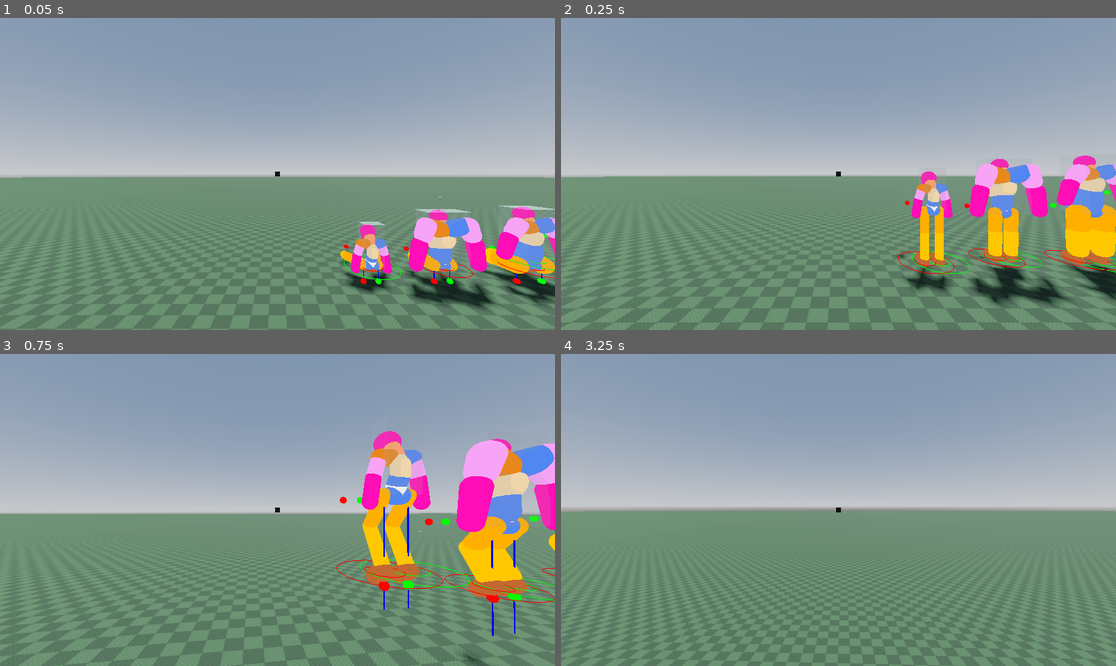
Above: before the commit, frames 1-4 (two rows, left to right).
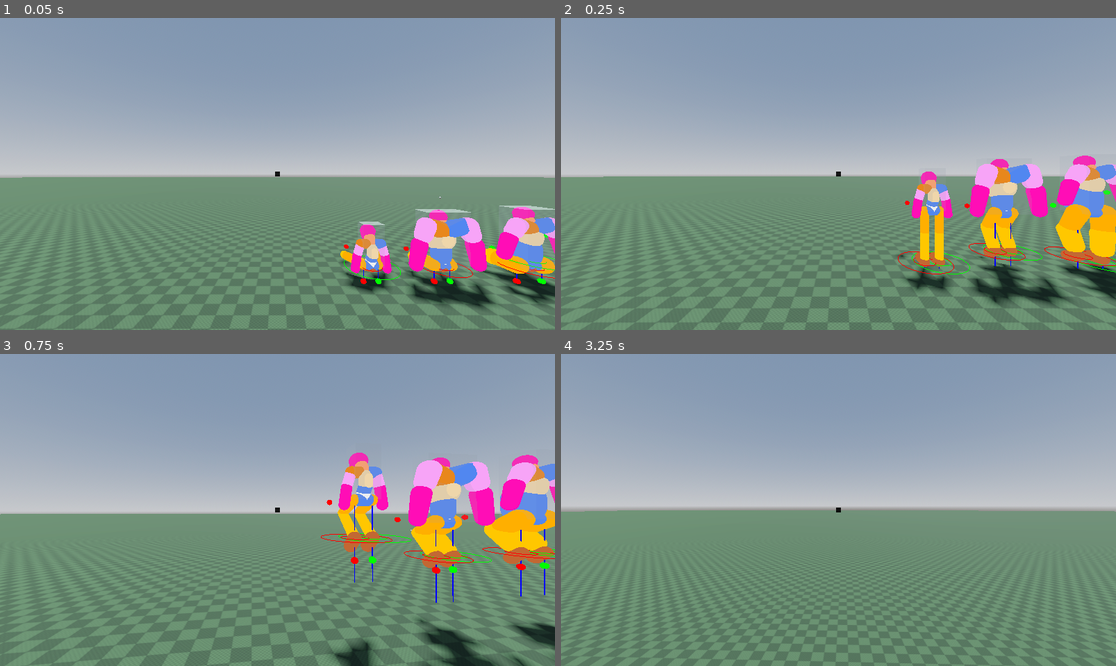
Above: after the commit, the same moments.

Repository: marcolatellafrias/character-parametric
Game: Godot game, scene res://Scenes/Demo.tscn
The game is run twice, just before and just after one commit, with the same random seed, the same clock (stepped at 60 frames per second) and the same inputs.
Inputs (mouse positions are in pixels of both pictures, inside the frame that each line leads up to):
- Up to frame 1 (0.05 s): no input
- Up to frame 2 (0.25 s): no input
- Up to frame 3 (0.75 s): tap Enter at 0.5 s; move the mouse to (305, 510) at 0.52 s; hold W (move_forward) from 0.53 s (still down); hold Shift (sprint) from 0.53 s (still down); click (305, 510) at 0.67 s
- Up to frame 4 (3.25 s): keep holding W (move_forward); tap Space (jump) at 0.77, 0.8, 1.07, 1.35, 1.52, 1.82, 2.3, 3.02 s; move the mouse to (810, 510) at 1.27 s; release Shift (sprint) at 1.28 s; tap Shift (sprint) at 1.55, 2.85 s; move the mouse to (849, 503) at 2.02 s; click (849, 503) at 2.1 s; move the mouse to (832, 516) at 2.77 s; click (832, 516) at 2.92 s

Frame 1 is identical in both runs. In frame 2, 1.2% of the frame differs, in the area x 60-100%, y 59-84%; in frame 3, 26%, in the area x 0-100%, y 24-100%; in frame 4, 14%.

Commit message:
proper jump animation (inverted)

Diff:
--- a/Scripts/character/basic_char.gd
+++ b/Scripts/character/basic_char.gd
@@ -31,8 +31,8 @@
 var _grab_distance: float = 0.0
 
 
-@export var walk_speed: float = 5.0
-@export var sprint_speed: float = 9.0
+@export var walk_speed: float = 2.5
+@export var sprint_speed: float = 5.0
 @export var mouse_sensitivity: float = 0.002   # radians per pixel
 @export var invert_y: bool = false
 @export var show_mesh: bool = true            # first-person => off by default
--- a/Scripts/character/ik_util.gd
+++ b/Scripts/character/ik_util.gd
@@ -225,9 +225,11 @@
 	var was_airborne : bool = current_target.get_meta("was_airborne", false)
 
 	# 🔹 NUEVO: Ajustar longitud del raycast según velocidad vertical
-	var min_raycast_length : float = sizes.leg_height
+	var min_raycast_length : float = sizes.raycast_leg_lenght
 	var vertical_velocity : float = char_rigidbody.linear_velocity.y
-	var additional_length : float = 0.0
+	var minimal_additional_length : float = sizes.raycast_leg_lenght * 0.2
+	var additional_length : float = minimal_additional_length
+
 
 	# Si está cayendo (velocidad negativa), extender el raycast
 	if vertical_velocity < 0.0:
@@ -235,6 +237,7 @@
 		# Ajusta este valor según necesites más o menos anticipación
 		var velocity_to_distance_factor : float = 0.3
 		additional_length = abs(vertical_velocity) * velocity_to_distance_factor
+		additional_length = clamp(additional_length, minimal_additional_length, 9999)
 
 		## Opcional: limitar la extensión máxima para evitar raycasts demasiado largos
 		#var max_additional_length : float = sizes.leg_height * 2.0
@@ -242,15 +245,18 @@
 
 	# Aplicar la nueva longitud al raycast
 	var total_raycast_length : float = min_raycast_length + additional_length
+	raycast.target_position.y = -total_raycast_length  # Negativo porque apunta hacia abajo
+	var max_raycast_distance : float = raycast.target_position.length()
+	var leg_reach_raycast_distance : float = sizes.leg_height
+
 	if left:
 		left_leg_raycast_indicator = DebugUtil.update_debug_line_mesh(left_leg_raycast_indicator,total_raycast_length)
 	else:
 		right_leg_raycast_indicator = DebugUtil.update_debug_line_mesh(right_leg_raycast_indicator,total_raycast_length)
-	raycast.target_position.y = -total_raycast_length  # Negativo porque apunta hacia abajo
-
-
-	var max_raycast_distance : float = raycast.target_position.length()
-	var leg_reach_raycast_distance : float = sizes.leg_height
+
+
+
+
 
 	raycast.force_raycast_update()
 	if raycast.is_colliding():
@@ -286,7 +292,7 @@
 			if not _is_stepping(current_target):
 				_tween_foot_to(current_target, current_target.global_position, interpolated_position, 0.0, sizes.step_height * 0.5)
 
-		else:
+		else: #else false
 			# ZONA 3: Entre inicio y mitad del raycast
 			# Comportamiento normal de grounded
 			next_target.global_position = collision_point
@@ -450,18 +456,16 @@
 	var falling_max_y_speed = -5.0
 	var jumping_max_y_speed = 1.0
 
-	# Calcular posición Y según velocidad vertical
+	# Calcular posición Y según velocidad vertical ABSOLUTA
 	var y_vel = root_rigidbody.linear_velocity.y
-	var target_y_position: float
-
-	if y_vel < 0.0:
-		# Cayendo
-		var fall_factor = clamp(abs(y_vel) / abs(falling_max_y_speed), 0.0, 1.0)
-		target_y_position = lerp(ground_leg_y_position, falling_leg_max_y_position, fall_factor)
-	else:
-		# Saltando o en el suelo
-		var jump_factor = clamp(y_vel / jumping_max_y_speed, 0.0, 1.0)
-		target_y_position = lerp(ground_leg_y_position, jumping_leg_max_y_position, jump_factor)
+	var abs_y_vel = abs(y_vel)
+
+	# Usar el máximo de ambas velocidades para normalizar
+	var max_y_speed = max(abs(falling_max_y_speed), jumping_max_y_speed)
+	var velocity_factor = clamp(abs_y_vel / max_y_speed, 0.0, 1.0)
+
+	# Interpolar: vel=0 está en falling_leg_max_y_position, vel máxima en jumping_leg_max_y_position
+	var target_y_position = lerp(falling_leg_max_y_position, jumping_leg_max_y_position, velocity_factor)
 
 	# Aplicar alrededor de las posiciones locales neutras
 	leg_raycast.transform.origin = neutral_local + Vector3(raycast_offset.x, 0.0, raycast_offset.y)
--- a/Scripts/character/skeleton_sizes_util.gd
+++ b/Scripts/character/skeleton_sizes_util.gd
@@ -50,7 +50,7 @@
 var raycast_leg_lenght: float
 var pole_distance: float
 var raycast_max_offset: float
-var raycast_amount := 10.0        # 0 = no se mueve, 1 = normal, >1 = amplifica
+var raycast_amount := 6.0        # 0 = no se mueve, 1 = normal, >1 = amplifica
 var speed_for_max := 6.0          # velocidad a la que llega al offset máximo
 var axis_weights := Vector2(1.0, 1.0)                    # x (lateral), z (adelante) para atenuar por eje
 var speed_curve: Curve
